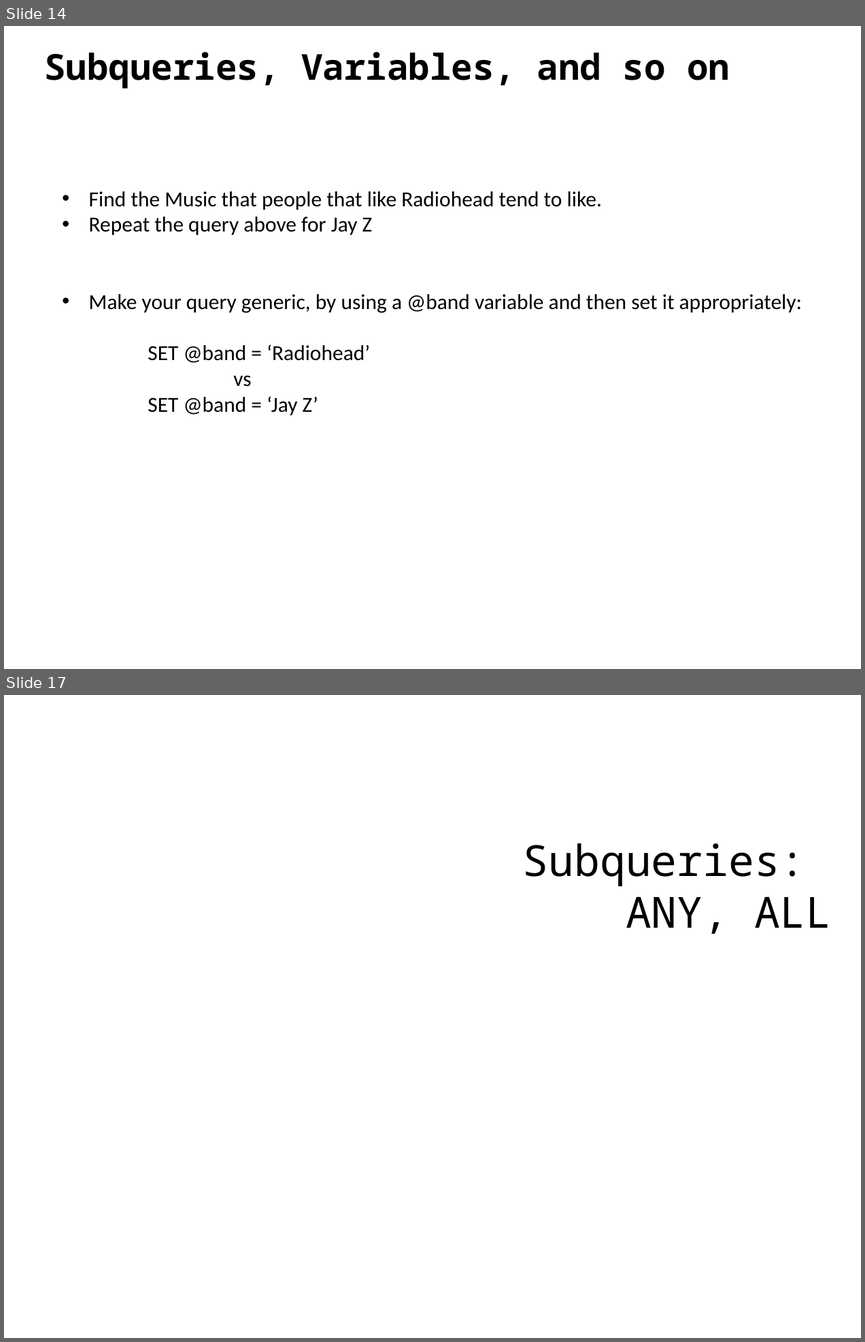
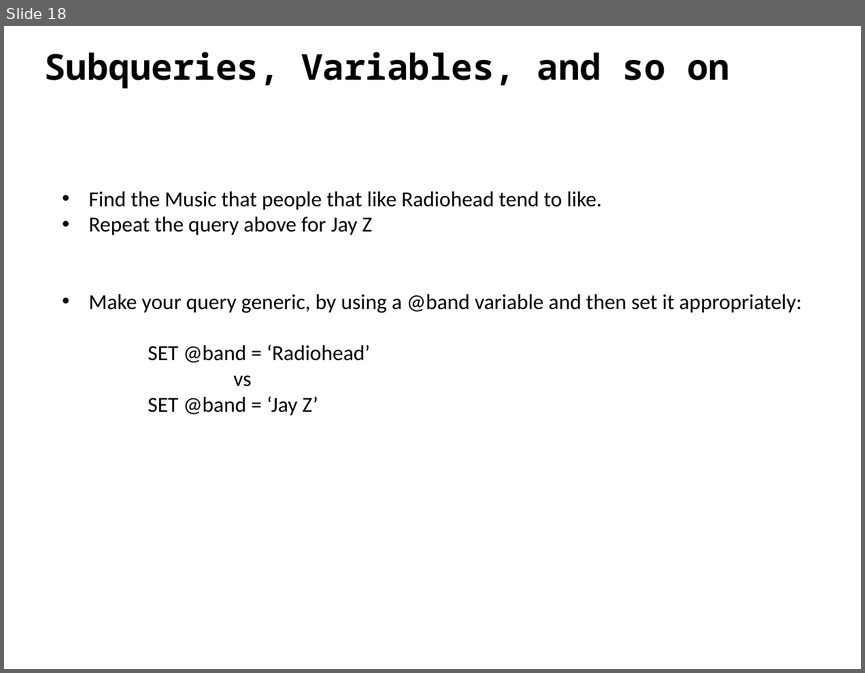
Before and after one commit to ipeirotis/introduction-to-databases, a slide deck: session6/F-SQL_Subqueries.pptx. Shown one above the other, each under a label of ours: slides 14 and 17 before the commit, slide 18 after it; the slides between them are not shown. The pictures are 865x1342 and 865x673 pixels, drawn with LibreOffice and Linux fonts; fonts in the diff are those of the drawing. Boxes give left, top, right and bottom in pixels: in the first picture for what was removed or moved away, otherwise in the second. Text is boxed around its words. In the diff, an @@ line names an element or a change of style, - is before the commit and + after.

```diff
--- a/session6/F-SQL_Subqueries.pptx
+++ b/session6/F-SQL_Subqueries.pptx
@@ slide 17 removed at (4, 695, 861, 1338), background #FFFFFF @@
@@ text removed at (523, 843, 831, 934) @@
-Subqueries:
-ANY, ALL
@@ what was slide 14 is now slide 18 @@
```
Also in this commit, not shown: 5 slides changed, 7 slides added, 3 other slides removed.
